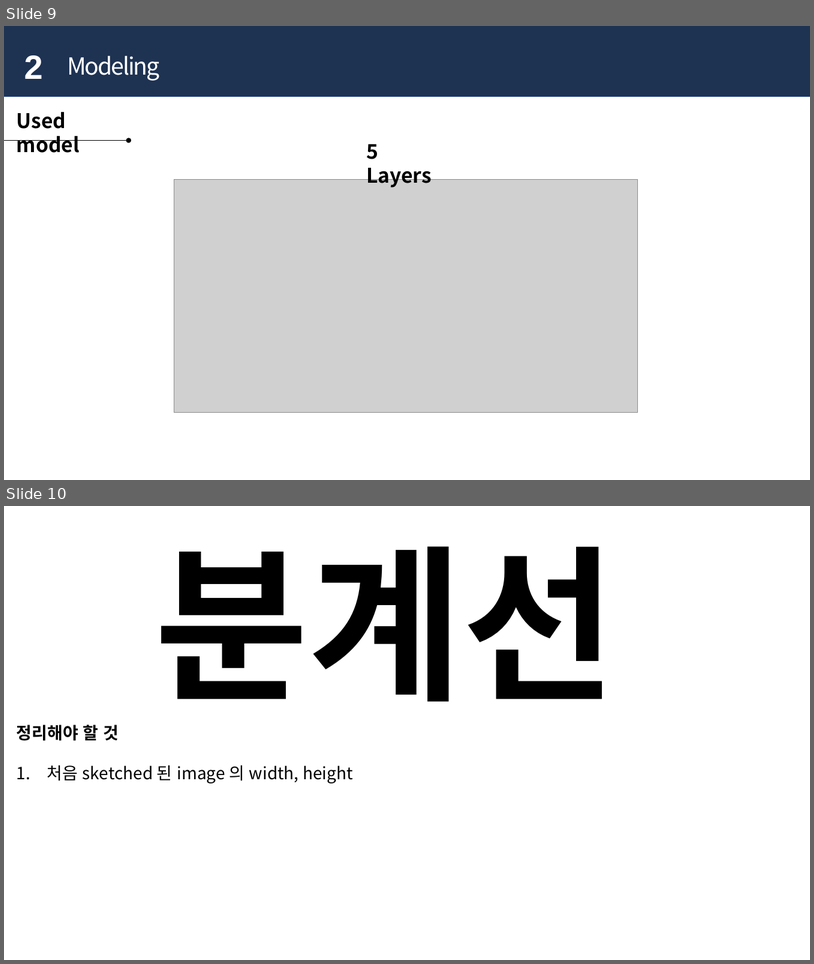
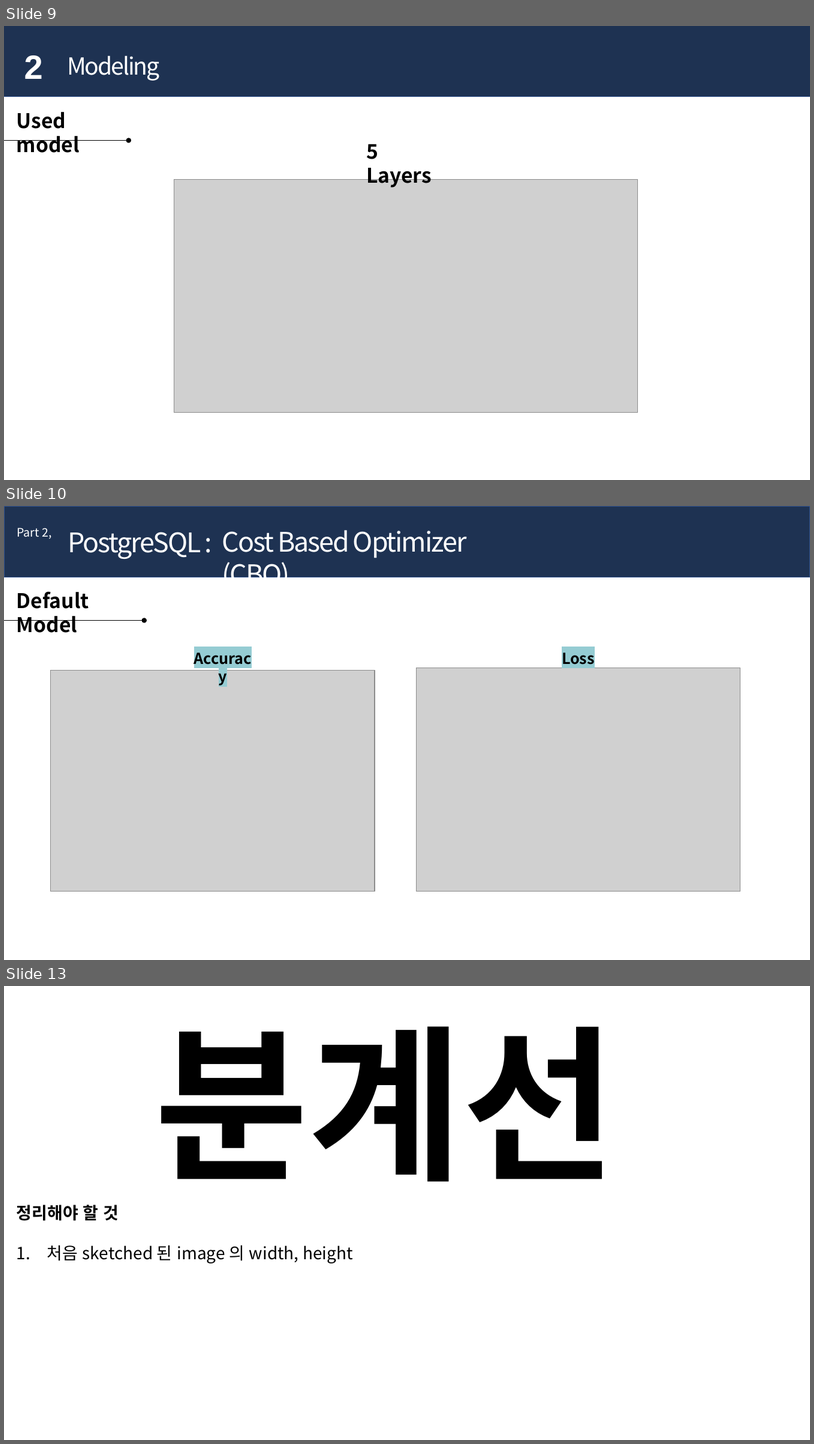
Before and after one commit to 2022-AI-project/Johoon_Auto_painting, a slide deck: 인공지능 발표 ppt.pptx. Shown one above the other, each under a label of ours: slides 9 and 10 before the commit, slides 9, 10 and 13 after it; the slides between them are not shown. The pictures are 814x964 and 814x1444 pixels, drawn with LibreOffice and Linux fonts; fonts in the diff are those of the drawing; grey boxes stand for pictures. Boxes give left, top, right and bottom in pixels: in the first picture for what was removed or moved away, otherwise in the second. Text is boxed around its words. In the diff, an @@ line names an element or a change of style, - is before the commit and + after.

```diff
--- a/인공지능 발표 ppt.pptx
+++ b/인공지능 발표 ppt.pptx
@@ slide 10 added at box(4, 506, 810, 960), background #FFFFFF @@
@@ rectangle added at box(4, 506, 810, 577), fill #1E3252, outline #325491 1 pt @@
@@ text added at box(17, 528, 51, 539), 14 pt, text #FFFFFF @@
+Part 2,
@@ text added at box(68, 532, 201, 559), 32 pt, text #FFFFFF @@
+PostgreSQL :
@@ text added at box(222, 530, 467, 577), 32 pt, text #FFFFFF @@
+Cost Based Optimizer (CBO)
@@ text added at box(17, 591, 89, 633), 24 pt, text #000000, bold @@
+Default Model
@@ arrow added from (4, 621) to (144, 621), #000000 0.5 pt @@
@@ text added at box(185, 646, 260, 670), 18 pt, text #000000, bold @@
+Accuracy
@@ picture added at box(417, 667, 741, 891) @@
@@ text added at box(562, 652, 595, 664), 18 pt, text #000000, bold @@
+Loss
@@ picture added at box(51, 670, 375, 891) @@
@@ what was slide 10 is now slide 13 @@
```
Also in this commit, not shown: 1 slide changed, 2 other slides added, 2 other files.
